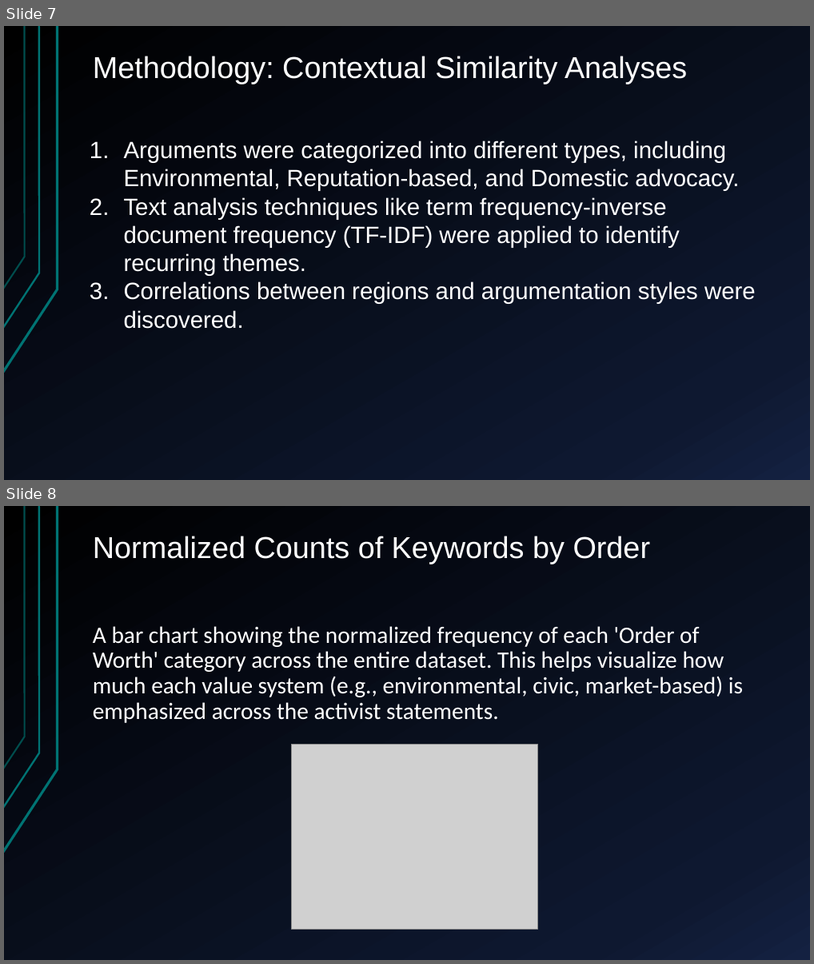
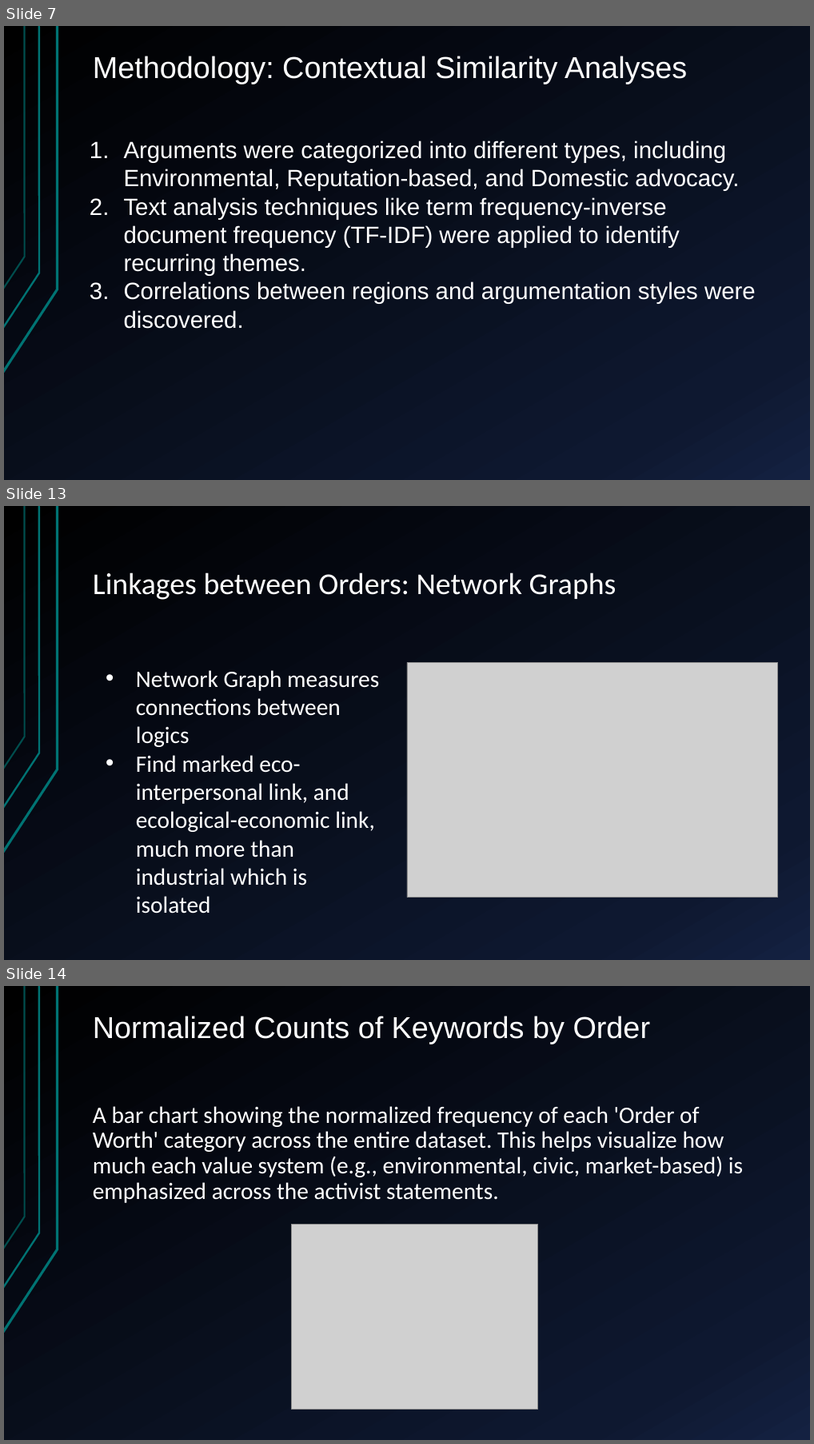
Before and after one commit to shrekapoor99/Springboard, a slide deck: Capstone_Presentation/CapstoneProject Presentation.pptm. Shown one above the other, each under a label of ours: slides 7 and 8 before the commit, slides 7, 13 and 14 after it; the slides between them are not shown. The pictures are 814x964 and 814x1444 pixels, drawn with LibreOffice and Linux fonts; fonts in the diff are those of the drawing; grey boxes stand for pictures. Boxes give left, top, right and bottom in pixels: in the first picture for what was removed or moved away, otherwise in the second. Text is boxed around its words. In the diff, an @@ line names an element or a change of style, - is before the commit and + after.

```diff
--- a/Capstone_Presentation/CapstoneProject Presentation.pptm
+++ b/Capstone_Presentation/CapstoneProject Presentation.pptm
@@ slide 13 added at (4,506,810,960), background gradient #000000 to #0F1931 to #142242; not listed: 3 template elements that a slide beside it also shows @@
@@ title added at (93,572,617,600), 36 pt, text #FFFFFF @@
+Linkages between Orders: Network Graphs
@@ text added at (136,670,379,913), 28 pt, text #FFFFFF @@
+• Network Graph measures connections between logics
+• Find marked eco-interpersonal link, and ecological-economic link, much more than industrial which is isolated
@@ picture added at (407,662,778,896) @@
@@ what was slide 8 is now slide 14 @@
```
Also in this commit, not shown: 2 slides changed, 9 other slides added.
